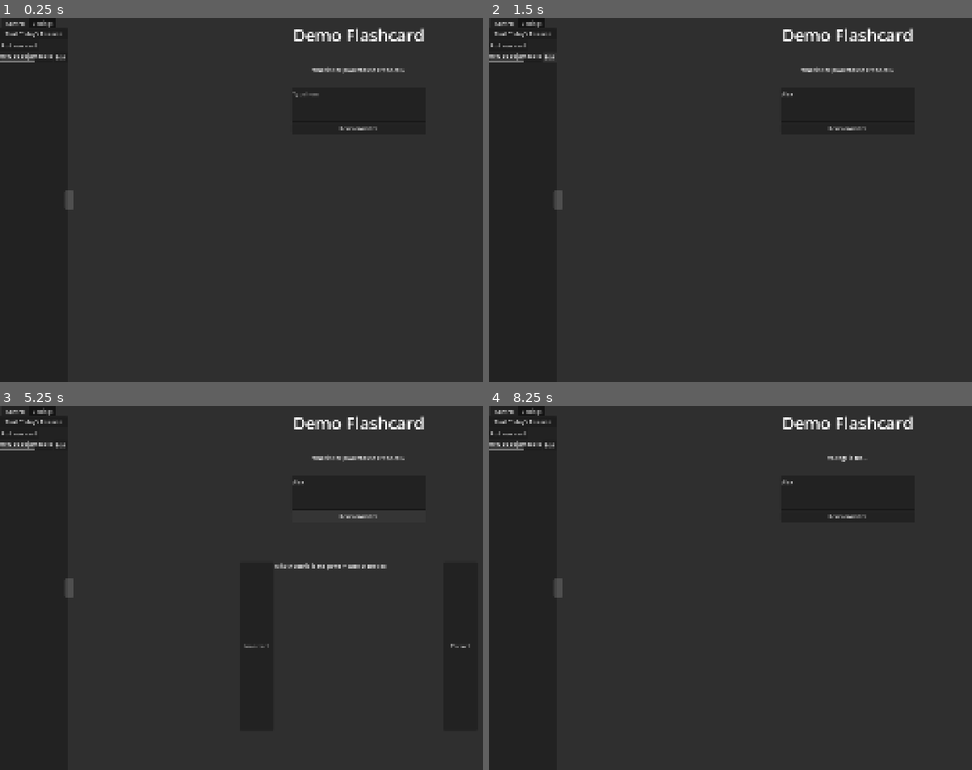
Above: before the commit, frames 1-4 (two rows, left to right).
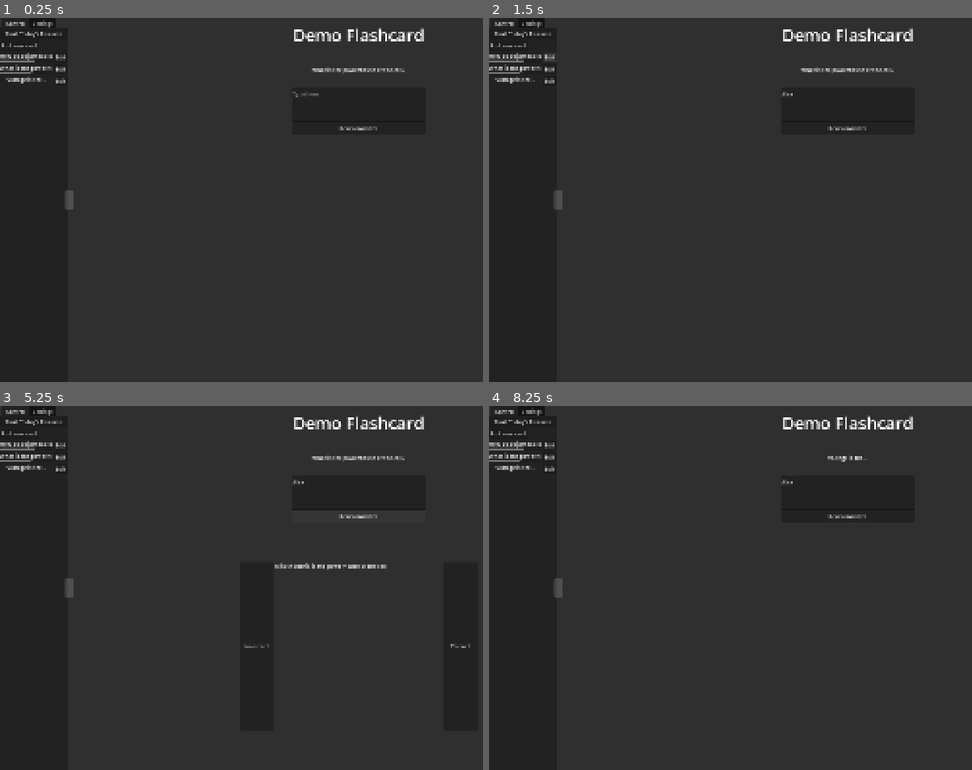
Above: after the commit, the same moments.

Repository: viywolf/Spaced-Repetition-Helper
Game: Godot game, scene res://scenes/main_screen.tscn
Same seed, same stepped clock (60 frames per second), same inputs: the game is played once before the commit and once after it.
Inputs (mouse positions are in pixels of both pictures, inside the frame that each line leads up to):
- Up to frame 1 (0.25 s): no input
- Up to frame 2 (1.5 s): click (846, 105) at 0.52 s; type "Alex" at 0.6 s; click "Edit" at 1.25 s
- Up to frame 3 (5.25 s): click "Start Today's Revision" at 2 s; click "Start Today's Revision" at 2.75 s; click "Add new card" at 3.5 s; click "Add new card" at 4.25 s; click "Reveal Answer" at 5 s
- Up to frame 4 (8.25 s): click "Incorrect" at 5.75 s; click "Edit" at 6.5 s; click "Reveal Answer" at 7.25 s; click "Correct" at 8 s

The runs differ from the first frame. In frame 1, 0.3% of the frame differs, in the area x 0-14%, y 12-18%; in frame 2, 0.3%; in frame 3, 0.3%; in frame 4, 0.3%.

Commit message:
Auto display cards to sidebar

Diff:
--- a/globals/flashcards.gd
+++ b/globals/flashcards.gd
@@ -1,16 +1,19 @@
 extends Node
 
 enum{
-	QUESTION, ANSWER, STAGE
+	QUESTION, ANSWER, STAGE, ID
 }
 
-var demo_flashcards: Dictionary = {
+var cur_card_id: int = 1
+
+var flashcards: Dictionary = {
 	"Demo Flashcard":[
-		["What is the powerhouse of the cell?", "Mitochondria is the powerhouse of the cell", "0"],
-		["Voltage is the...", "difference in electric potential between two points.", "0"],
+		["What is the powerhouse of the cell?", "Mitochondria is the powerhouse of the cell", "0", "0"],
+		["Voltage is the...", "difference in electric potential between two points.", "0", "1"],
 	],
 }
 
 func add_flashcard(question: String, answer: String):
-	var cur_flashcards: Array = demo_flashcards["Demo Flashcard"]
-	cur_flashcards.push_back([question, answer, "0"])
+	var cur_flashcards: Array = flashcards["Demo Flashcard"]
+	cur_card_id += 1
+	cur_flashcards.push_back([question, answer, "0", str(cur_card_id)])
--- a/scenes/flashcard_selector.gd
+++ b/scenes/flashcard_selector.gd
@@ -1,8 +1,15 @@
 extends HBoxContainer
 
+signal edit_button_pressed
+
 @export var displayed_text = ""
+@export var flashcard_id: int
 
 
 # Called when the node enters the scene tree for the first time.
 func _ready() -> void:
 	$ScrollContainer/Label.text = displayed_text
+
+
+func _on_edit_button_pressed() -> void:
+	edit_button_pressed.emit()
--- a/scenes/flashcard_selector.tscn
+++ b/scenes/flashcard_selector.tscn
@@ -16,6 +16,8 @@
 text = "What is the kldfjlaksjfaslk;jfakjlkjfwafs"
 horizontal_alignment = 1
 
-[node name="Button2" type="Button" parent="." unique_id=1682936915]
+[node name="EditButton" type="Button" parent="." unique_id=1682936915]
 layout_mode = 2
 text = "Edit"
+
+[connection signal="pressed" from="EditButton" to="." method="_on_edit_button_pressed"]
--- a/scenes/selector_manager.gd
+++ b/scenes/selector_manager.gd
@@ -1,10 +1,12 @@
 extends VBoxContainer
+
+signal edit_menu_pressed(id: int)
 
 @onready var flashcard_select = preload("res://scenes/flashcard_selector.tscn")
 
 # Called when the node enters the scene tree for the first time.
 func _ready() -> void:
-	pass
+	add_flashcards()
 	#create_set_label("Hello world")
 
 
@@ -13,7 +15,18 @@
 	section_label.text = message
 	add_child(section_label)
 
-func create_set_label(label_text: String) -> void:
+func create_flashcard_select(label_text: String, id: int) -> void:
 	var new_flashcard_select = flashcard_select.instantiate()
 	new_flashcard_select.displayed_text = label_text
+	new_flashcard_select.flashcard_id = id
+	new_flashcard_select.edit_button_pressed.connect(open_edit_menu.bind(new_flashcard_select.flashcard_id))
 	self.add_child(new_flashcard_select)
+
+func add_flashcards() -> void:
+	for key in Flashcards.flashcards:
+		for flashcard: Array in Flashcards.flashcards[key]:
+			create_flashcard_select(flashcard[Flashcards.QUESTION], int(flashcard[Flashcards.ID]))
+
+func open_edit_menu(id: int):
+	print(id)
+	edit_menu_pressed.emit(id)
--- a/scripts/flashcard_manager.gd
+++ b/scripts/flashcard_manager.gd
@@ -20,7 +20,7 @@
 		%QuestionText.text = "All flashcards complete!"
 		%AnswerText.text = "You have completed all flashcards"
 		return
-	current_flashcard = Flashcards.demo_flashcards[current_flashcard_set][question_index]
+	current_flashcard = Flashcards.flashcards[current_flashcard_set][question_index]
 
 	%AnswerText.visible_characters = 0
 	%TitleText.text = current_flashcard_set
@@ -35,8 +35,8 @@
 
 
 func get_new_card() -> void:
-	for i in range(Flashcards.demo_flashcards[current_flashcard_set].size()):
-		var card = Flashcards.demo_flashcards[current_flashcard_set][i]
+	for i in range(Flashcards.flashcards[current_flashcard_set].size()):
+		var card = Flashcards.flashcards[current_flashcard_set][i]
 		if card[Flashcards.STAGE] == "0":
 			current_flashcard = card
 			cur_question_index = i
--- a/scripts/main_section.gd
+++ b/scripts/main_section.gd
@@ -18,5 +18,5 @@
 	$FlashcardManager.hide()
 	$EditorManager.show()
 
-func show_card_editor() -> void:
+func show_card_editor(edit_no: int) -> void:
 	pass
